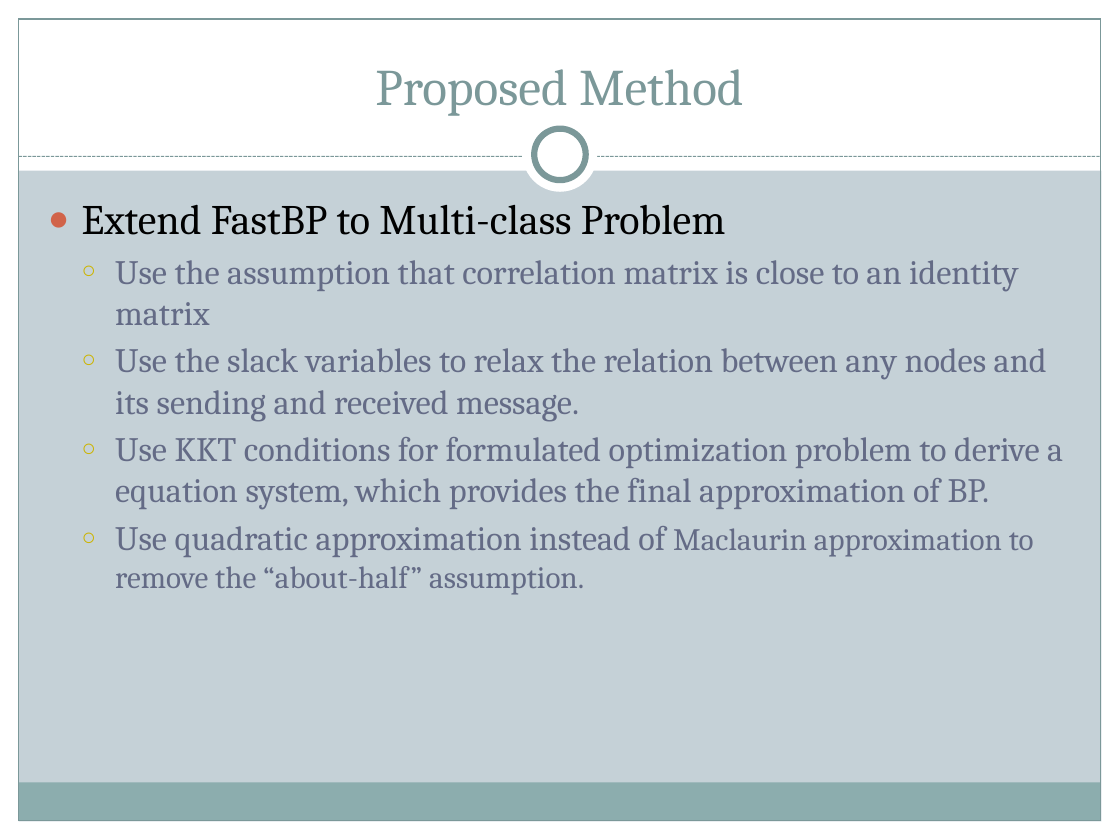
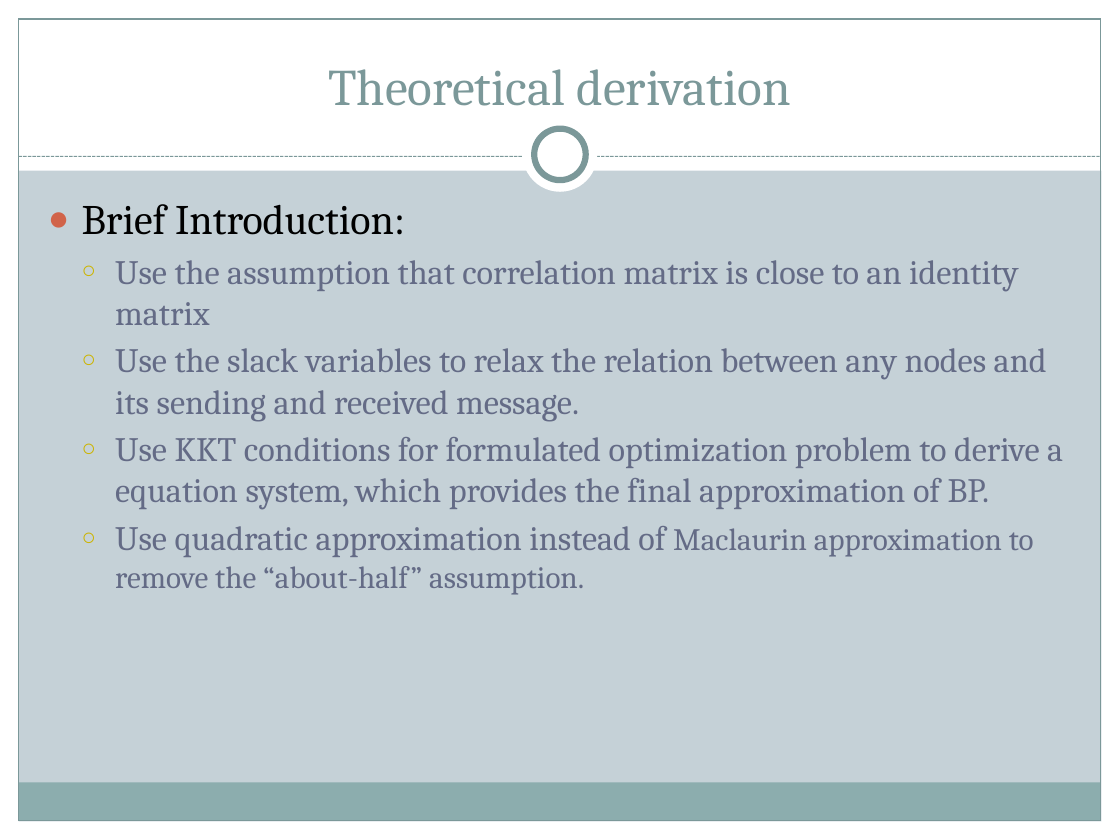
Before and after one commit to lazyplus/826Code, a slide deck: slide 5 of DOC/The Implementation and Application of Multiclass belief propagation on hadoop.pptx (slide 6 before the commit). Drawn at 1120x840 pixels with LibreOffice and Linux fonts; fonts in the diff are those of the drawing. Boxes give left, top, right and bottom in pixels: in the first picture for what was removed or moved away, otherwise in the second. Text is boxed around its words. In the diff, an @@ line names an element or a change of style, - is before the commit and + after.

```diff
--- a/DOC/The Implementation and Application of Multiclass belief propagation on hadoop.pptx
+++ b/DOC/The Implementation and Application of Multiclass belief propagation on hadoop.pptx
@@ title at [328, 69, 791, 106]: text changed @@
-Proposed Method
+Theoretical derivation
@@ text at [82, 204, 405, 235]: text changed @@
-● Extend FastBP to Multi-class Problem
+● Brief Introduction:
```
Also in this commit, not shown: 4 other slides changed, 2 slides added, 2 slides removed, 3 other files.
